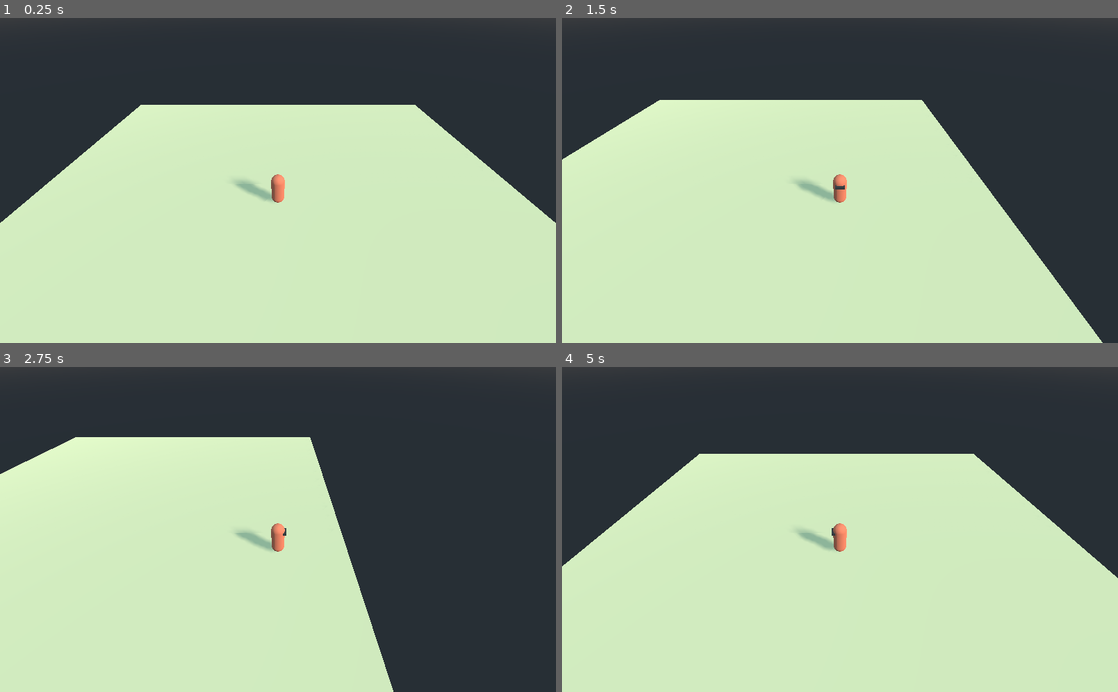
Above: before the commit, frames 1-4 (two rows, left to right).
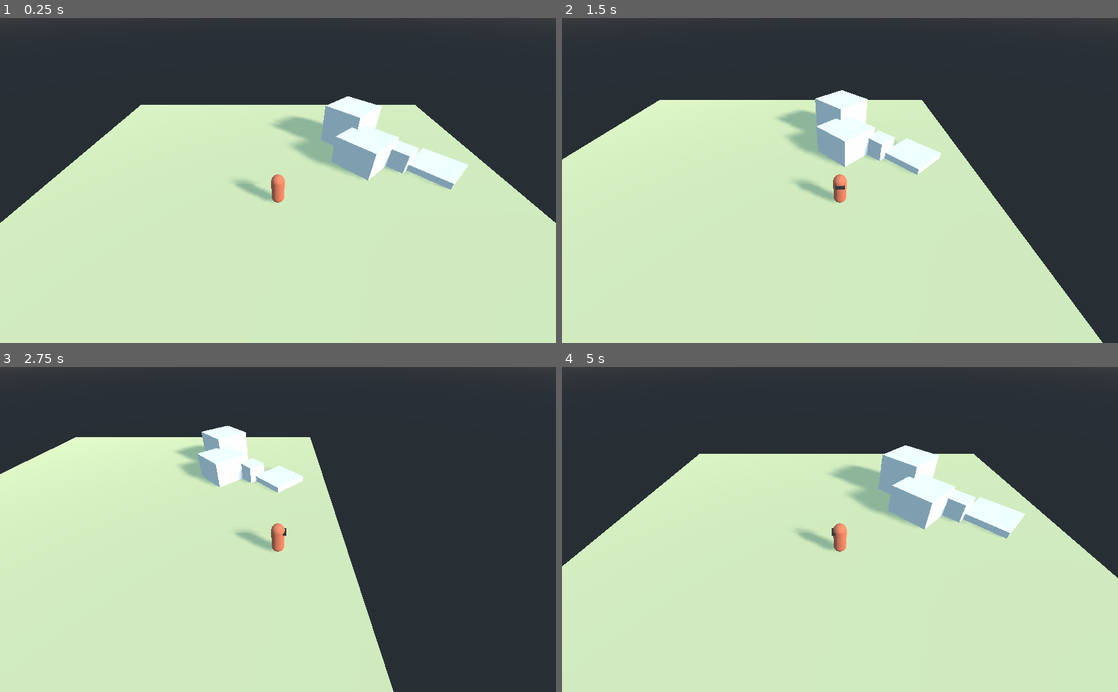
Above: after the commit, the same moments.

Repository: EyvanGames/ProjectOne
Game: Godot game, scene res://Scene/DopeLab.tscn
Two runs of this game, one before a commit and one after it. Both use one fixed random seed, a clock stepped at 60 frames per second and the inputs below.
Inputs:
- Up to frame 1 (0.25 s): no input
- Up to frame 2 (1.5 s): tap Enter at 0.5 s; hold Right (ui_right) 0.53-1.28 s; tap Space (jump) at 0.77 s; hold Down (ui_down) from 1.28 s (still down)
- Up to frame 3 (2.75 s): tap Space (jump) at 1.52 s; release Down (ui_down) at 2.03 s; hold Right (ui_right) from 2.03 s (still down)
- Up to frame 4 (5 s): release Right (ui_right) at 2.78 s; hold Up (ui_up) 2.78-3.53 s; tap Space (jump) at 3.02, 3.77, 4.52 s; hold Left (ui_left) from 3.53 s (still down)

The runs differ from the first frame. In frame 1, 4.4% of the frame differs, in the area x 48-85%, y 24-53%; in frame 2, 3.5%; in frame 3, 2.3%; in frame 4, 4.4%.

Commit message:
some platforms added for testing jumps

Diff:
--- a/Scene/DopeLab.tscn
+++ b/Scene/DopeLab.tscn
@@ -11,6 +11,23 @@
 
 [sub_resource type="ConvexPolygonShape" id=2]
 points = PoolVector3Array( -10, -0.2, -10, -10, 0.2, -10, 10, -0.2, -10, -10, -0.2, 10, -10, 0.2, 10, 10, 0.2, -10, 10, -0.2, 10, 10, 0.2, 10 )
+
+[sub_resource type="CubeMesh" id=6]
+
+[sub_resource type="ConvexPolygonShape" id=7]
+points = PoolVector3Array( 1, 1, 1, 1, 1, -1, -1, 1, 1, 1, -1, 1, 1, -1, -1, -1, 1, -1, -1, -1, 1, -1, -1, -1 )
+
+[sub_resource type="CubeMesh" id=5]
+size = Vector3( 1, 1, 1 )
+
+[sub_resource type="ConvexPolygonShape" id=8]
+points = PoolVector3Array( 0.5, 0.5, 0.5, 0.5, 0.5, -0.5, -0.5, 0.5, 0.5, 0.5, -0.5, 0.5, 0.5, -0.5, -0.5, -0.5, 0.5, -0.5, -0.5, -0.5, 0.5, -0.5, -0.5, -0.5 )
+
+[sub_resource type="ConvexPolygonShape" id=9]
+points = PoolVector3Array( 1, 1, 1, 1, 1, -1, -1, 1, 1, 1, -1, 1, 1, -1, -1, -1, 1, -1, -1, -1, 1, -1, -1, -1 )
+
+[sub_resource type="ConvexPolygonShape" id=10]
+points = PoolVector3Array( 1, 1, 1, 1, 1, -1, -1, 1, 1, 1, -1, 1, 1, -1, -1, -1, 1, -1, -1, -1, 1, -1, -1, -1 )
 
 [node name="DopeLab" type="Spatial"]
 
@@ -35,3 +52,42 @@
 transform = Transform( 0.698836, -0.0115633, 0.715189, -0.5, 0.707107, 0.5, -0.511496, -0.707012, 0.48837, 16, 14.6013, 12.6564 )
 light_specular = 0.0
 shadow_enabled = true
+
+[node name="Platforms" type="StaticBody" parent="."]
+transform = Transform( 0.729828, 0, 0.683631, 0, 1, 0, -0.683631, 0, 0.729828, 4.6543, 1.6905, -1.77463 )
+
+[node name="MeshInstance" type="MeshInstance" parent="Platforms"]
+transform = Transform( 1, 0, 0, 0, 1, 0, 0, 0, 1, 2.14872, -2.38129, 1.57358 )
+mesh = SubResource( 6 )
+material/0 = null
+
+[node name="CollisionShape" type="CollisionShape" parent="Platforms"]
+transform = Transform( 1, 0, 0, 0, 1, 0, 0, 0, 1, 2.14872, -2.38129, 1.57358 )
+shape = SubResource( 7 )
+
+[node name="MeshInstance2" type="MeshInstance" parent="Platforms"]
+transform = Transform( 1, 0, 0, 0, 1, 0, 0, 0, 1, 1.26481, -1.26056, 0.197908 )
+mesh = SubResource( 5 )
+material/0 = null
+
+[node name="CollisionShape2" type="CollisionShape" parent="Platforms"]
+transform = Transform( 1, 0, 0, 0, 1, 0, 0, 0, 1, 1.26481, -1.26056, 0.197909 )
+shape = SubResource( 8 )
+
+[node name="MeshInstance3" type="MeshInstance" parent="Platforms"]
+transform = Transform( 1, 0, 0, 0, 1, 0, 0, 0, 1, 0.163013, -1.31277, -1.11401 )
+mesh = SubResource( 6 )
+material/0 = null
+
+[node name="CollisionShape3" type="CollisionShape" parent="Platforms"]
+transform = Transform( 1, 0, 0, 0, 1, 0, 0, 0, 1, 0.163013, -1.31277, -1.11401 )
+shape = SubResource( 9 )
+
+[node name="MeshInstance4" type="MeshInstance" parent="Platforms"]
+transform = Transform( 1, 0, 0, 0, 1, 0, 0, 0, 1, 1.47917, -0.734568, -2.80544 )
+mesh = SubResource( 6 )
+material/0 = null
+
+[node name="CollisionShape4" type="CollisionShape" parent="Platforms"]
+transform = Transform( 1, 0, 0, 0, 1, 0, 0, 0, 1, 1.47917, -0.734568, -2.80544 )
+shape = SubResource( 10 )
Not shown: 1 places in Scene/DopeLab.tscn that only renumber resources
